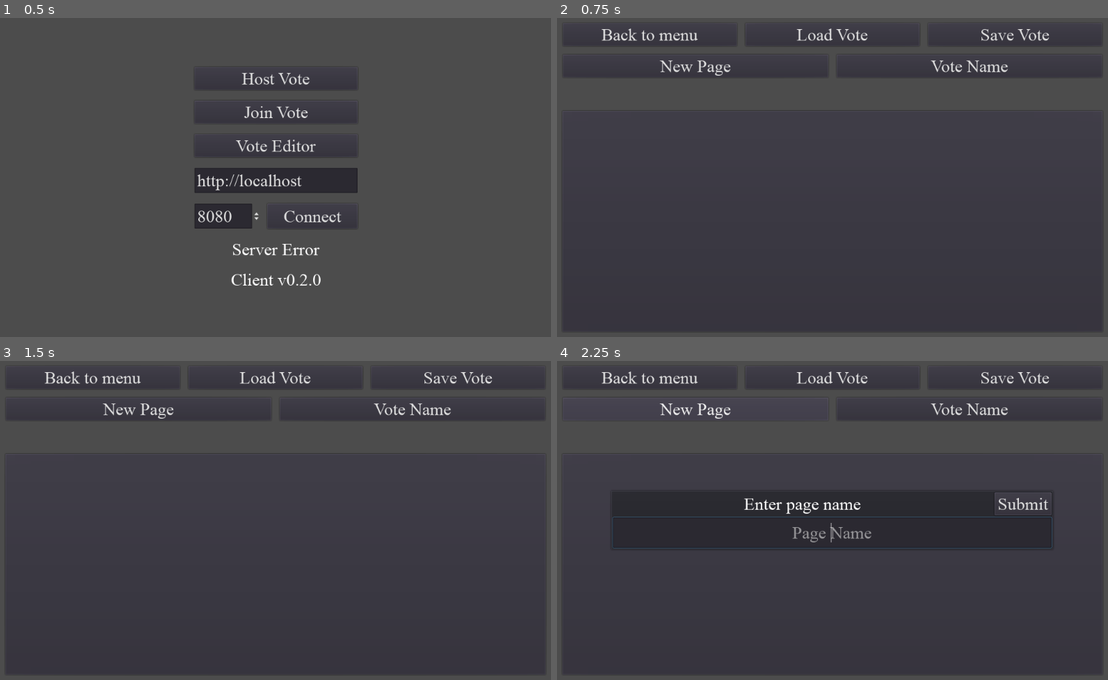
Above: before the commit, frames 1-4 (two rows, left to right).
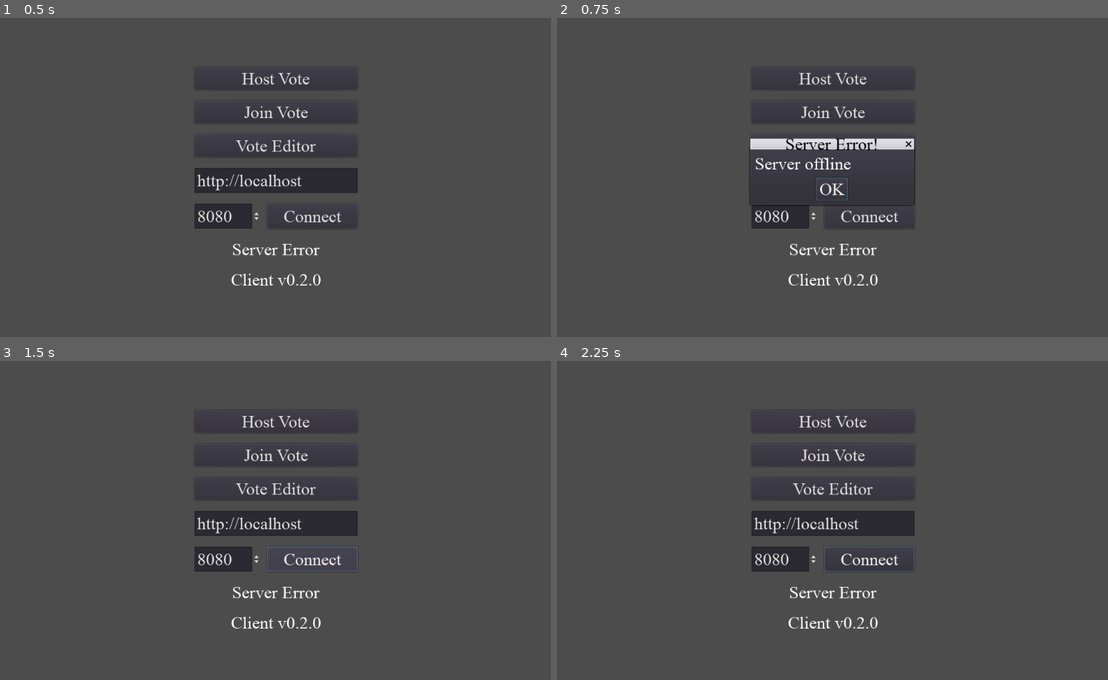
Above: after the commit, the same moments.

Repository: muckas/live-voter-client
Game: Godot game, scene res://scenes/Menu.tscn
Same seed, same stepped clock (60 frames per second), same inputs: the game is played once before the commit and once after it. The engine's default icon, where the game draws it, is replaced by a stand-in: a white triangle on a blue panel in a dark square.
Inputs (mouse positions are in pixels of both pictures, inside the frame that each line leads up to):
- Up to frame 1 (0.5 s): no input
- Up to frame 2 (0.75 s): click "Vote Editor" at 0.5 s
- Up to frame 3 (1.5 s): click (314, 558) at 1.25 s, where only the run after the commit has a clickable "Connect"
- Up to frame 4 (2.25 s): click (694, 408) at 2 s, where only the run before the commit has a clickable "New Page"

Frame 1 is identical in both runs. In frame 2, 3.9% of the frame differs, in the area x 2-98%, y 3-99%; in frame 3, 3.0%; in frame 4, 14%.

Commit message:
Send vote data to server

Diff:
--- a/objects/VoteItemEdit.gd
+++ b/objects/VoteItemEdit.gd
@@ -12,6 +12,12 @@
 func _ready() -> void:
 	connect("resized", self, "_on_self_resized")
 	_on_self_resized()
+
+
+func return_vote_item() -> Dictionary:
+	var vote_item:Dictionary = Dictionary()
+	vote_item["item_name"] = name_button.text
+	return vote_item
 
 
 func _on_self_resized() -> void:
--- a/objects/VotePageEdit.gd
+++ b/objects/VotePageEdit.gd
@@ -7,10 +7,21 @@
 onready var grid:GridContainer = $VBoxContainer/GridContainer
 onready var name_popup:Popup = $NamePopup
 onready var name_edit:LineEdit = $NamePopup/VBoxContainer/PageNameEdit
+onready var columns_spinbox:SpinBox = $VBoxContainer/HBoxContainer/ColumnsSpinBox
 
 func _ready() -> void:
 	connect("resized", self, "_on_self_resized")
 	_on_self_resized()
+
+
+func return_vote_page() -> Dictionary:
+	var vote_page:Dictionary = Dictionary()
+	vote_page["page_name"] = get_name()
+	vote_page["page_columns"] = columns_spinbox.value
+	vote_page["page_items"] = Dictionary()
+	for index in range(grid.get_child_count()):
+		vote_page["page_items"][index] = grid.get_child(index).return_vote_item()
+	return vote_page
 
 
 func _on_self_resized() -> void:
--- a/objects/VotePageEdit.tscn
+++ b/objects/VotePageEdit.tscn
@@ -75,7 +75,6 @@
 columns = 2
 
 [node name="NamePopup" type="PopupPanel" parent="."]
-visible = true
 margin_left = 139.0
 margin_top = 195.0
 margin_right = 822.0
--- a/project.godot
+++ b/project.godot
@@ -34,6 +34,15 @@
 
 Global="*res://global/autoload/Global.gd"
 
+[debug]
+
+gdscript/warnings/return_value_discarded=false
+
+[global]
+
+error=false
+warnings=false
+
 [gui]
 
 common/drop_mouse_on_gui_input_disabled=true
--- a/scenes/Menu.gd
+++ b/scenes/Menu.gd
@@ -3,6 +3,7 @@
 export(String) var _server_url = "http://localhost"
 export(int) var _server_port = 8080
 
+onready var server_error_popup:Popup = $PopupServerError
 onready var hflow:HFlowContainer = $HFlowContainer
 onready var version_label:Label = $HFlowContainer/VersionLabel
 onready var server_label:Label = $HFlowContainer/ServerLabel
@@ -23,6 +24,7 @@
 	var endpoint:String = "/check"
 	Global.server_url = server_addres_edit.text
 	Global.server_port = server_port_edit.value
+	server_label.text = "Connecting..."
 	var request_url = Global.server_url + ":" + String(Global.server_port) + endpoint
 	var http:HTTPRequest = HTTPRequest.new()
 	self.add_child(http)
@@ -41,4 +43,7 @@
 		Global.server_ok = false
 
 func _on_BtVoteEditor_pressed() -> void:
-	get_tree().change_scene("res://scenes/VoteEditor.tscn")
+	if Global.server_ok:
+		get_tree().change_scene("res://scenes/VoteEditor.tscn")
+	else:
+		server_error_popup.popup_centered()
--- a/scenes/Menu.tscn
+++ b/scenes/Menu.tscn
@@ -84,7 +84,7 @@
 margin_right = 300.0
 margin_bottom = 354.0
 size_flags_horizontal = 3
-text = "Server Status"
+text = "Connecting..."
 align = 1
 
 [node name="VersionLabel" type="Label" parent="HFlowContainer"]
@@ -95,6 +95,13 @@
 text = "Client Version"
 align = 1
 
+[node name="PopupServerError" type="AcceptDialog" parent="."]
+margin_top = 106.0
+margin_right = 301.0
+margin_bottom = 208.0
+window_title = "Server Error!"
+dialog_text = "Server offline"
+
 [connection signal="timeout" from="ViewportTimer" to="." method="_on_viewport_size_changed"]
 [connection signal="pressed" from="HFlowContainer/BtVoteEditor" to="." method="_on_BtVoteEditor_pressed"]
 [connection signal="pressed" from="HFlowContainer/PortContainer/BtConnect" to="." method="_on_server_connect"]
--- a/scenes/VoteEditor.gd
+++ b/scenes/VoteEditor.gd
@@ -2,6 +2,7 @@
 
 export(PackedScene) var vote_page_scene:PackedScene
 
+onready var error_popup:Popup = $PopupError
 onready var vbox:VBoxContainer = $VBoxContainer
 onready var exit_popup:Popup = $PopupExit
 onready var tab_container:TabContainer = $VBoxContainer/TabContainer
@@ -9,6 +10,8 @@
 onready var new_page_name:LineEdit = $PopupNewPage/VBoxContainer/PageNameEdit
 onready var vote_name_button:Button = $VBoxContainer/HBoxEdit/BtVoteName
 onready var vote_name_edit:LineEdit = $VBoxContainer/HBoxEdit/VoteNameEdit
+onready var new_vote_popup:Popup = $PopupNewVote
+onready var new_vote_id:LineEdit = $PopupNewVote/VBoxContainer/NewVoteId
 
 func _ready() -> void:
 	get_tree().root.connect("size_changed", self, "_on_viewport_size_changed")
@@ -45,3 +48,30 @@
 	vote_name_button.text = vote_name_edit.text
 	vote_name_button.visible = true
 	vote_name_edit.visible = false
+
+func _on_BtSaveVote_pressed() -> void:
+	var vote_data:Dictionary = Dictionary()
+	vote_data["vote_name"] = vote_name_button.text
+	vote_data["vote_pages"] = Dictionary()
+	for index in range(tab_container.get_child_count()):
+		vote_data["vote_pages"][index] = tab_container.get_child(index).return_vote_page()
+	var query:String = JSON.print(vote_data)
+	var headers:PoolStringArray = ["Content-Type: application/json"]
+	var endpoint:String = "/new-vote"
+	var request_url:String = Global.server_url + ":" + String(Global.server_port) + endpoint
+	var http:HTTPRequest = HTTPRequest.new()
+	self.add_child(http)
+	http.connect("request_completed", self, "_on_new_vote_request_completed")
+	http.request(request_url, headers, true, HTTPClient.METHOD_POST, query)
+
+func _on_new_vote_request_completed(_result:int, _response_code:int, _headers:PoolStringArray, body:PoolByteArray) -> void:
+	var json:JSONParseResult = JSON.parse(body.get_string_from_utf8())
+	if json.result:
+		var response:Dictionary = json.result
+		if response["error"] == "OK":
+			new_vote_id.text = response["message"]
+			new_vote_popup.popup_centered()
+		else:
+			error_popup.popup_centered()
+	else:
+		error_popup.popup_centered()
--- a/scenes/VoteEditor.tscn
+++ b/scenes/VoteEditor.tscn
@@ -129,9 +129,51 @@
 margin_right = 727.0
 margin_bottom = 363.0
 window_title = "Back to menu"
-dialog_text = "Exit without saving?"
+dialog_text = "Unsaved progress will be lost.
+Exit to menu?"
+
+[node name="PopupNewVote" type="PopupPanel" parent="."]
+margin_left = 138.0
+margin_top = 159.0
+margin_right = 879.0
+margin_bottom = 348.0
+__meta__ = {
+"_edit_group_": true
+}
+
+[node name="VBoxContainer" type="VBoxContainer" parent="PopupNewVote"]
+margin_left = 4.0
+margin_top = 4.0
+margin_right = 737.0
+margin_bottom = 185.0
+
+[node name="NewVoteLabel" type="Label" parent="PopupNewVote/VBoxContainer"]
+margin_right = 733.0
+margin_bottom = 131.0
+size_flags_horizontal = 3
+size_flags_vertical = 7
+text = "New vote created
+Vote ID below"
+align = 1
+valign = 1
+
+[node name="NewVoteId" type="LineEdit" parent="PopupNewVote/VBoxContainer"]
+margin_top = 135.0
+margin_right = 733.0
+margin_bottom = 181.0
+align = 1
+editable = false
+
+[node name="PopupError" type="AcceptDialog" parent="."]
+margin_left = 319.0
+margin_top = 194.0
+margin_right = 684.0
+margin_bottom = 353.0
+window_title = "Error!"
+dialog_text = "Server Error"
 
 [connection signal="pressed" from="VBoxContainer/HBoxSaveLoad/BtExit" to="." method="_on_BtExit_pressed"]
+[connection signal="pressed" from="VBoxContainer/HBoxSaveLoad/BtSaveVote" to="." method="_on_BtSaveVote_pressed"]
 [connection signal="pressed" from="VBoxContainer/HBoxEdit/BtNewPage" to="." method="_on_BtNewPage_pressed"]
 [connection signal="pressed" from="VBoxContainer/HBoxEdit/BtVoteName" to="." method="_on_BtVoteName_pressed"]
 [connection signal="focus_exited" from="VBoxContainer/HBoxEdit/VoteNameEdit" to="." method="_on_VoteNameEdit_text_entered" binds= [ "" ]]
